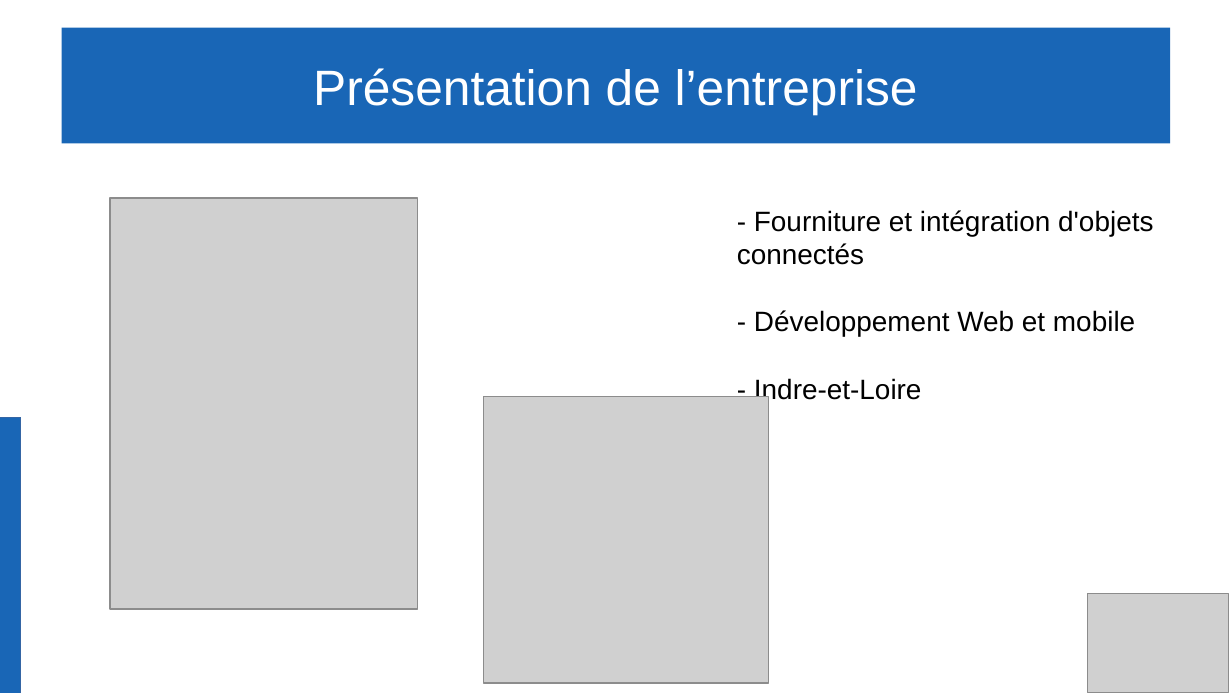
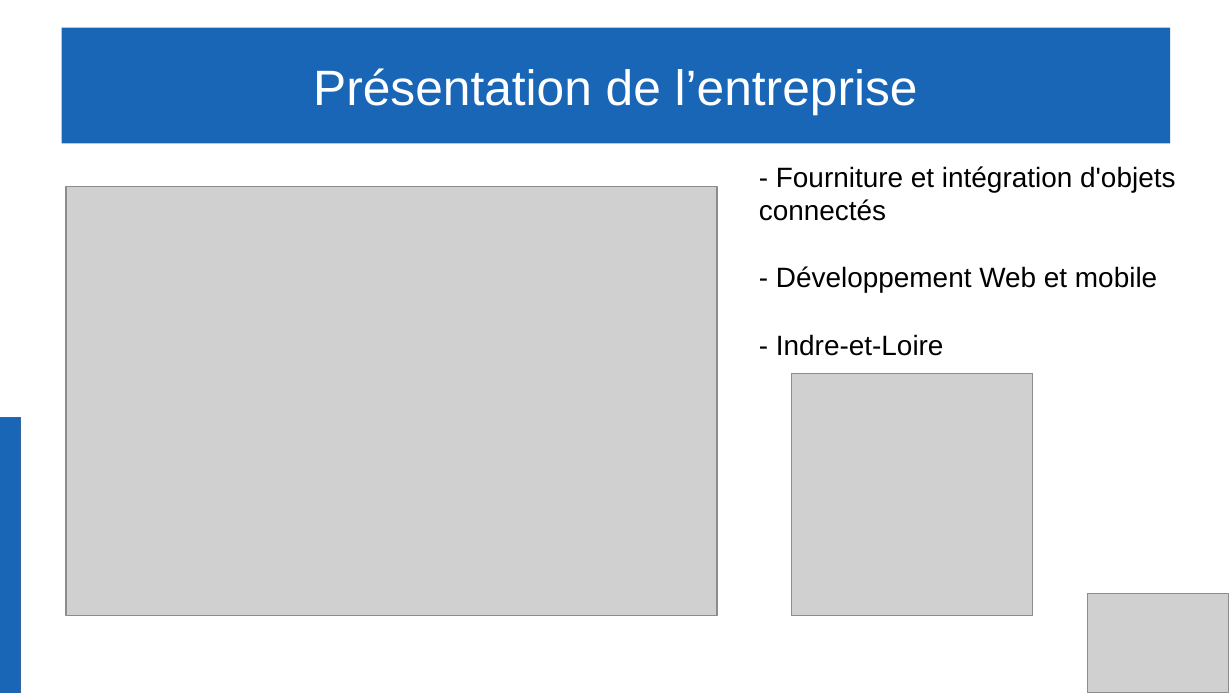
Before and after one commit to Gabin221/Tracking-BLE-documents, a slide deck: slide 2 of Revues/Revues2/Partie commune/presentation_yahya_andrea_gabin.odp. Drawn at 1232x693 pixels with LibreOffice and Linux fonts; fonts in the diff are those of the drawing; grey boxes stand for pictures. Boxes give left, top, right and bottom in pixels: in the first picture for what was removed or moved away, otherwise in the second. Text is boxed around its words. In the diff, an @@ line names an element or a change of style, - is before the commit and + after.

```diff
--- a/Revues/Revues2/Partie commune/presentation_yahya_andrea_gabin.odp
+++ b/Revues/Revues2/Partie commune/presentation_yahya_andrea_gabin.odp
@@ text "- Fourniture et intégration d'objets ..." rewrapped from bbox=[737, 210, 1153, 404] to bbox=[759, 166, 1175, 356] @@
@@ picture: place and size @@
-picture at bbox=[110, 198, 418, 609]
+picture at bbox=[66, 187, 718, 616]
@@ picture: place and size @@
-picture at bbox=[484, 397, 769, 683]
+picture at bbox=[793, 373, 1034, 616]
```
Also in this commit, not shown: 5 other files.
